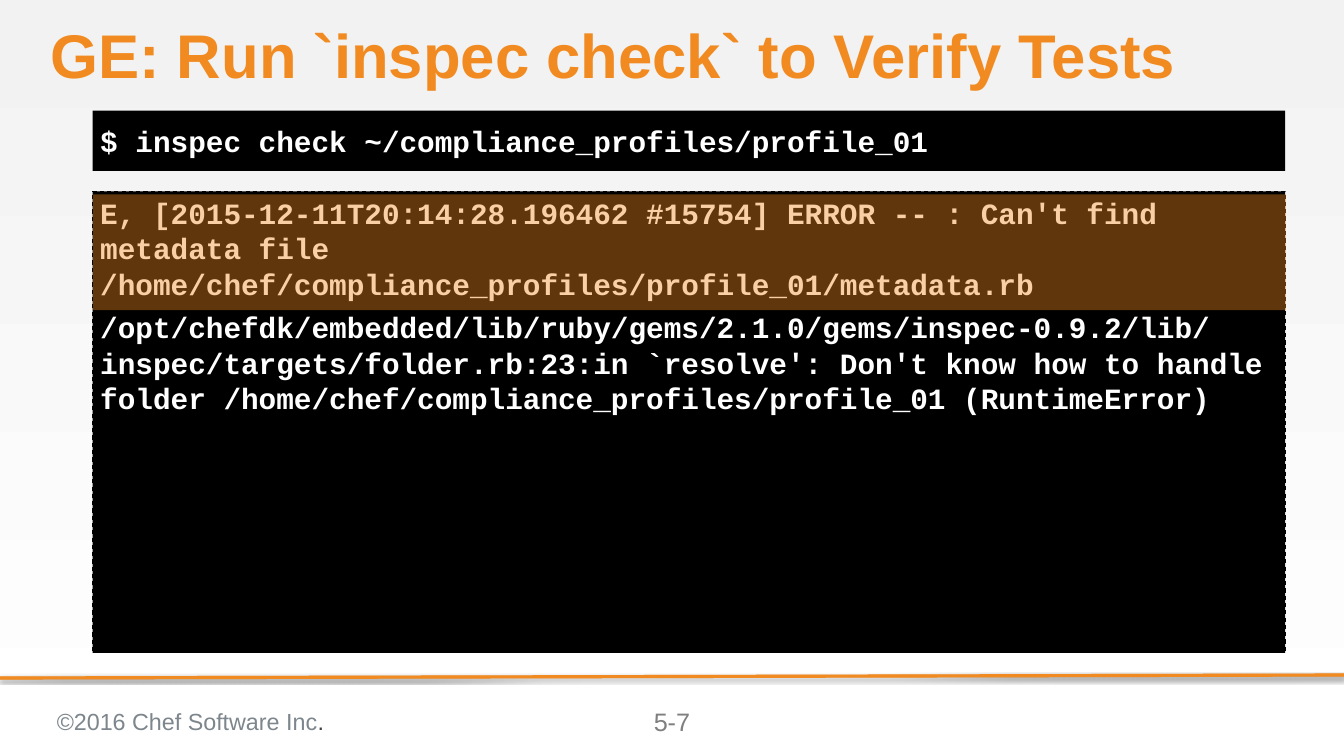
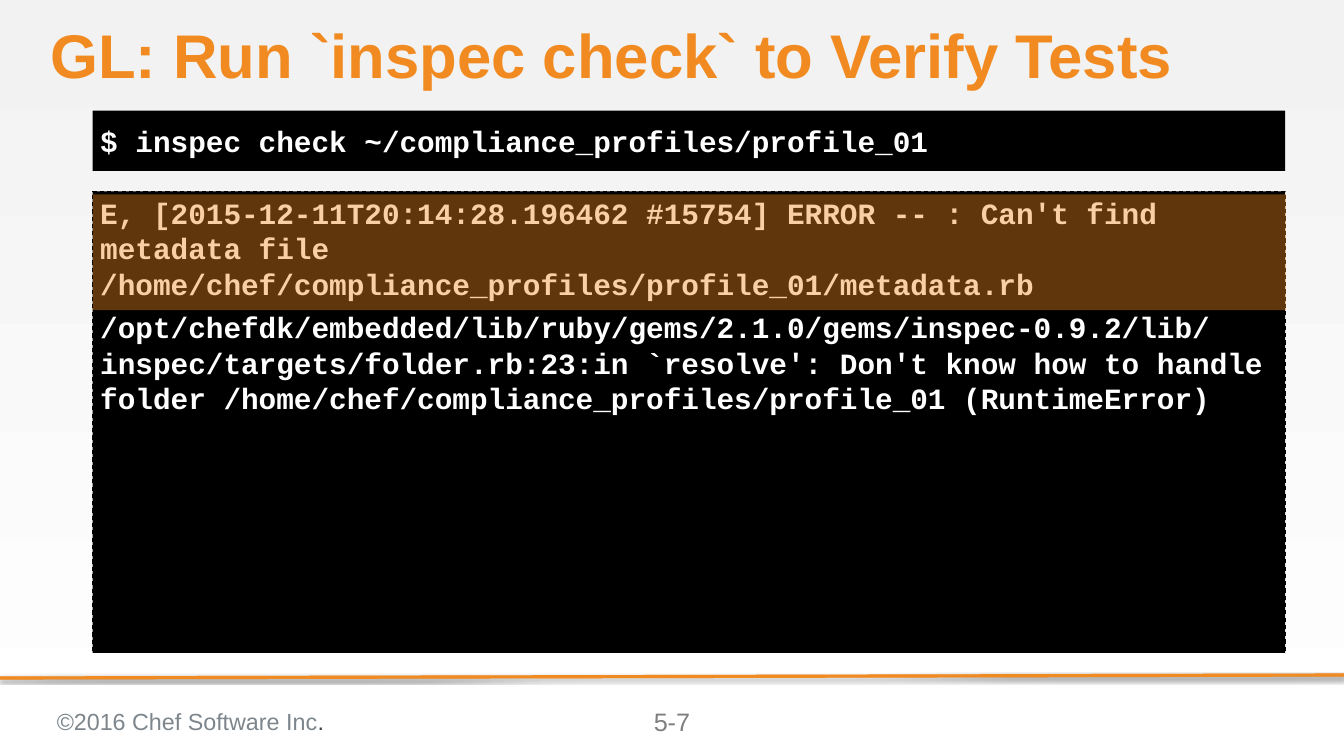
Before and after one commit to bchamby/chef-compliance-installation-configuration-operation, a slide deck: slide 7 of 05-creating-custom-profiles.pptx. Drawn at 1344x756 pixels with LibreOffice and Linux fonts; fonts in the diff are those of the drawing; background and template pictures are left out. Boxes give left, top, right and bottom in pixels: in the first picture for what was removed or moved away, otherwise in the second. Text is boxed around its words. In the diff, an @@ line names an element or a change of style, - is before the commit and + after.

```diff
--- a/05-creating-custom-profiles.pptx
+++ b/05-creating-custom-profiles.pptx
@@ title at (50, 32, 1171, 90): text changed @@
-GE: Run `inspec check` to Verify Tests
+GL: Run `inspec check` to Verify Tests
```
Also in this commit, not shown: 25 other slides changed, 1 other file.
